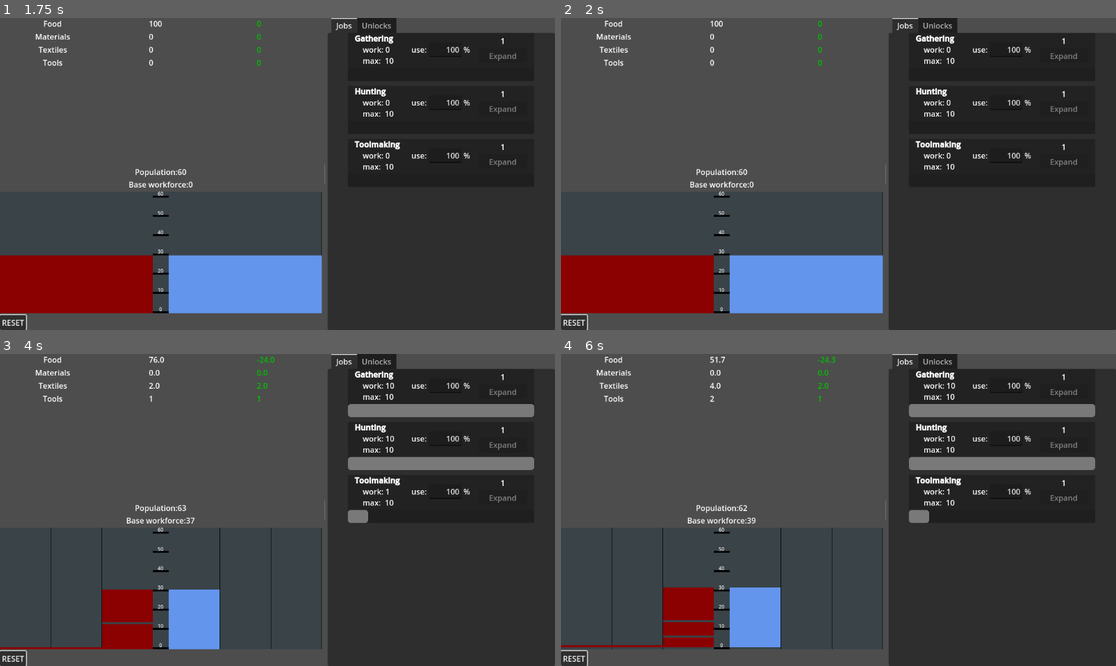
Above: before the commit, frames 1-4 (two rows, left to right).
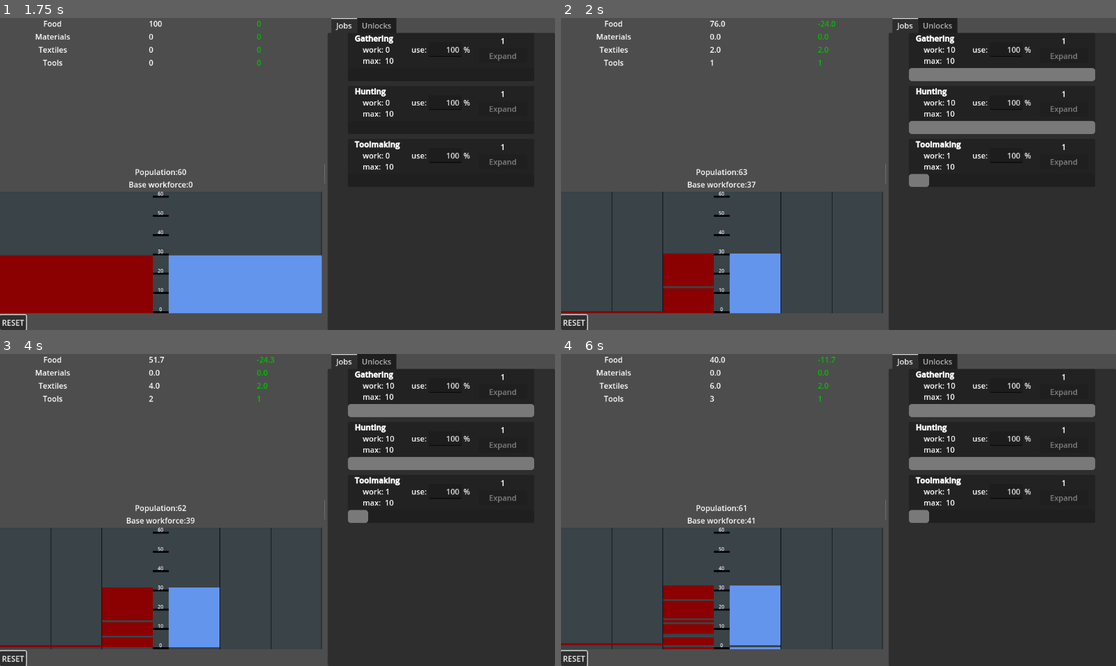
Above: after the commit, the same moments.

Repository: drahosh/bootstrap-civilization
Game: Godot game, scene res://main/main.tscn
The game is run twice, just before and just after one commit, with the same random seed, the same clock (stepped at 60 frames per second) and the same inputs.
Inputs (mouse positions are in pixels of both pictures, inside the frame that each line leads up to):
- Up to frame 1 (1.75 s): click "RESET" at 0.5 s; move the mouse to (399, 158) at 1.27 s; tap F at 1.35 s; click (399, 158) at 1.42 s
- Up to frame 2 (2 s): no input
- Up to frame 3 (4 s): drag from (166, 525) to (249, 572) at 2.02 s; move the mouse to (333, 441) at 2.77 s; tap F at 2.85 s; click (333, 441) at 2.92 s; drag from (249, 572) to (111, 463) at 3.52 s
- Up to frame 4 (6 s): move the mouse to (1005, 556) at 4.27 s; tap F at 4.35, 5.85 s; click (1005, 556) at 4.42 s; drag from (672, 463) to (755, 432) at 5.02 s; move the mouse to (866, 510) at 5.77 s; click (866, 510) at 5.92 s

Frame 1 is identical in both runs. In frame 2, 10% of the frame differs, in the area x 0-97%, y 0-95%; in frame 3, 0.7%; in frame 4, 1.0%.
Error after the commit: Invalid call. Nonexistent function 'hard_reset' in base 'ScrollContainer (research_list.gd)'. (res://main/main.gd:115)

Commit message:
bug fix and typo
moved locked sections to top of main scene to avoid bug when starting game and job sends signal for upgrades to add upgrade, but upgrades is not connected yet
+ typo

Diff:
--- a/Research/voluntary/research_birds.gd
+++ b/Research/voluntary/research_birds.gd
@@ -9,7 +9,7 @@
 	}
 	base_success_chance = 2
 	research_type = Enums.research_type.BIRDS
-	description = "Domesticate birds\n increasse hunting output by a quarter"
+	description = "Domesticate birds\n increase hunting output by a quarter"
 	super._ready()
 
 
--- a/main/main.gd
+++ b/main/main.gd
@@ -95,15 +95,24 @@
 	return true
 
 
-func hard_reset():
-	if FileAccess.file_exists("user://bootstrapciv_savegame.save"):
-		DirAccess.remove_absolute("user://bootstrapciv_savegame.save")
+func soft_reset():
+	# Usually Prestige
+	unlocked_sections = []  # TODO keep prestige when implemented
 	upgrades.reset()
 	upgrades.reparent($LockedSections)
 	population.reset()
 	resources.reset()
 	jobs.reset()
 	unlocks.reset()
+	research.reset()
+	upgrades.reparent($LockedSections)
+	research.reparent($LockedSections)
+
+
+func hard_reset():
+	if FileAccess.file_exists("user://bootstrapciv_savegame.save"):
+		DirAccess.remove_absolute("user://bootstrapciv_savegame.save")
+	research.hard_reset()
 	time_since_last_save = 0.0
 	miliseconds_saved = 0
 	year_miliseconds = 2000
--- a/main/main.tscn
+++ b/main/main.tscn
@@ -16,6 +16,28 @@
 grow_horizontal = 2
 grow_vertical = 2
 script = ExtResource("1_c651c")
+
+[node name="LockedSections" type="Control" parent="."]
+visible = false
+anchors_preset = 0
+offset_right = 40.0
+offset_bottom = 40.0
+
+[node name="Upgrades" parent="LockedSections" instance=ExtResource("6_kfbq2")]
+layout_mode = 0
+anchors_preset = 0
+anchor_right = 0.0
+anchor_bottom = 0.0
+grow_horizontal = 1
+grow_vertical = 1
+
+[node name="ResearchList" parent="LockedSections" instance=ExtResource("7_4dugh")]
+layout_mode = 0
+anchors_preset = 0
+anchor_right = 0.0
+anchor_bottom = 0.0
+grow_horizontal = 1
+grow_vertical = 1
 
 [node name="HSplitContainer" type="HSplitContainer" parent="."]
 clip_children = 1
@@ -73,25 +95,3 @@
 visible = false
 layout_mode = 2
 metadata/_tab_index = 1
-
-[node name="LockedSections" type="Control" parent="."]
-visible = false
-anchors_preset = 0
-offset_right = 40.0
-offset_bottom = 40.0
-
-[node name="Upgrades" parent="LockedSections" instance=ExtResource("6_kfbq2")]
-layout_mode = 0
-anchors_preset = 0
-anchor_right = 0.0
-anchor_bottom = 0.0
-grow_horizontal = 1
-grow_vertical = 1
-
-[node name="ResearchList" parent="LockedSections" instance=ExtResource("7_4dugh")]
-layout_mode = 0
-anchors_preset = 0
-anchor_right = 0.0
-anchor_bottom = 0.0
-grow_horizontal = 1
-grow_vertical = 1
--- a/upgrades/job_upgrade.tscn
+++ b/upgrades/job_upgrade.tscn
@@ -3,6 +3,7 @@
 [ext_resource type="Script" uid="uid://b83lc0f7jwelb" path="res://upgrades/job_upgrade.gd" id="1_r1pwo"]
 
 [node name="Upgrade" type="PanelContainer"]
+visible = false
 anchors_preset = 15
 anchor_right = 1.0
 anchor_bottom = 1.0
--- a/upgrades/upgrades.gd
+++ b/upgrades/upgrades.gd
@@ -1,4 +1,3 @@
-# autoloaded as JobUpgrades
 extends ScrollContainer
 
 
--- a/upgrades/upgrades.tscn
+++ b/upgrades/upgrades.tscn
@@ -3,7 +3,6 @@
 [ext_resource type="Script" uid="uid://brgunydcmeuwo" path="res://upgrades/upgrades.gd" id="1_3k0iy"]
 
 [node name="Upgrades" type="ScrollContainer"]
-visible = false
 anchors_preset = 15
 anchor_right = 1.0
 anchor_bottom = 1.0
